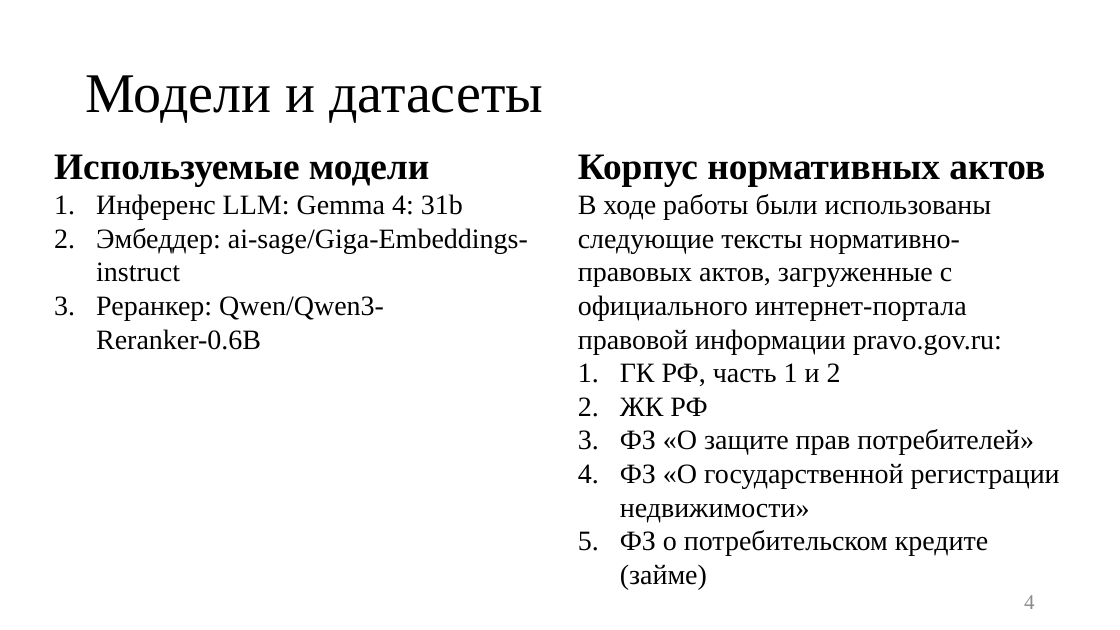
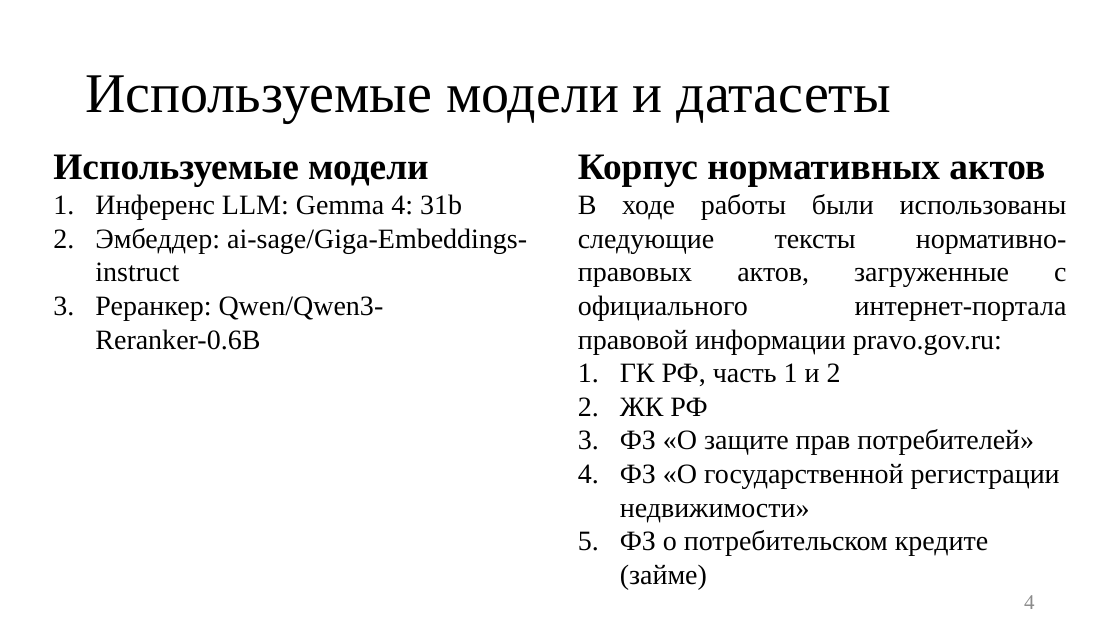
Before and after one commit to mrcirniko/vkr-tsirulev-nv, a slide deck: slide 4 of Презентация_к_ВКР_ЦирулевНВ_М8О-408Б-22.pptx. Drawn at 1120x630 pixels with LibreOffice and Linux fonts; fonts in the diff are those of the drawing. Boxes give left, top, right and bottom in pixels: in the first picture for what was removed or moved away, otherwise in the second. Text is boxed around its words. In the diff, an @@ line names an element or a change of style, - is before the commit and + after.

```diff
--- a/Презентация_к_ВКР_ЦирулевНВ_М8О-408Б-22.pptx
+++ b/Презентация_к_ВКР_ЦирулевНВ_М8О-408Б-22.pptx
@@ title at box(85, 75, 891, 123): text changed @@
-Модели и датасеты
+Используемые модели и датасеты
@@ text at box(578, 194, 1067, 354): alignment left to justified @@
```
Also in this commit, not shown: 6 other slides changed, 1 slide added.
